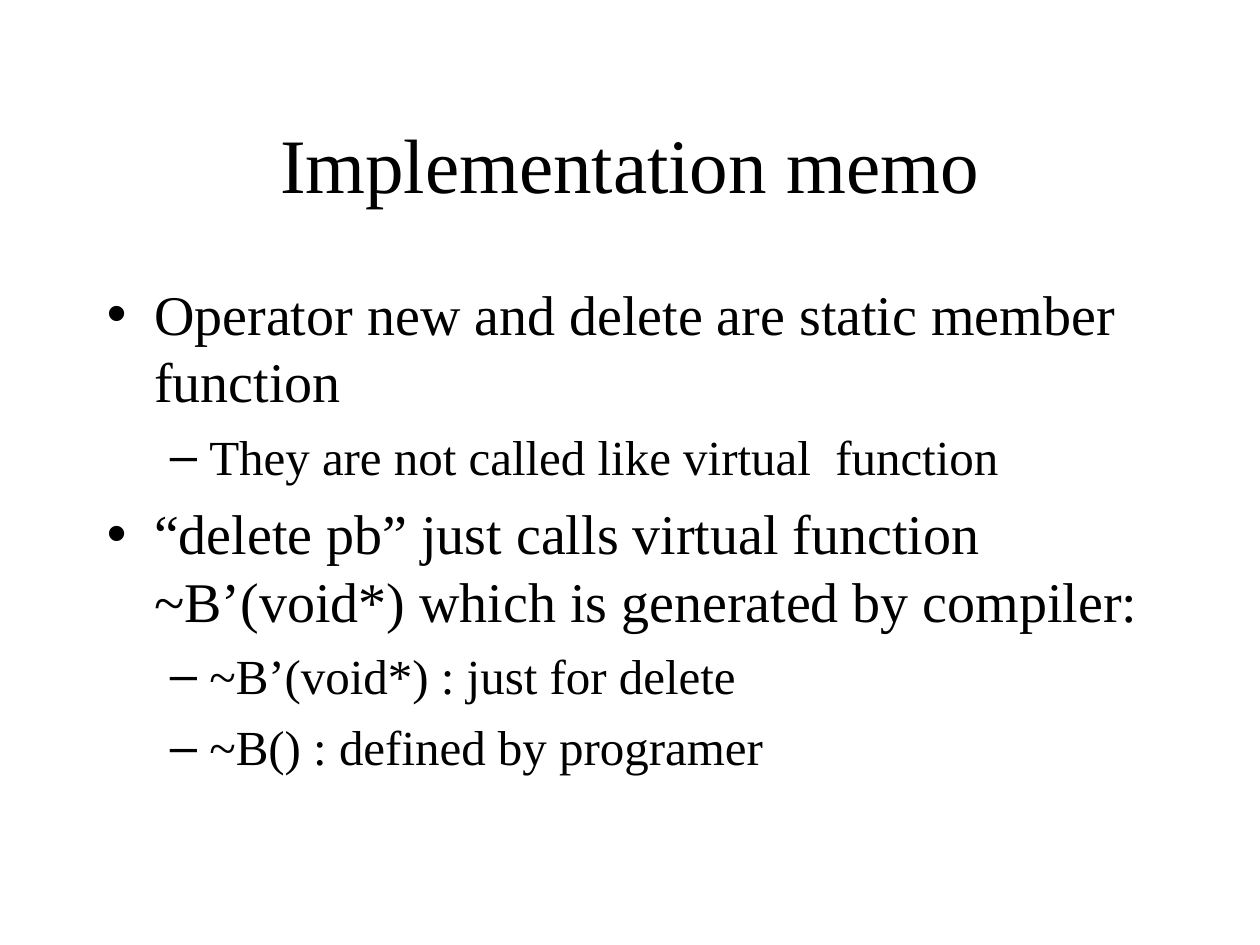
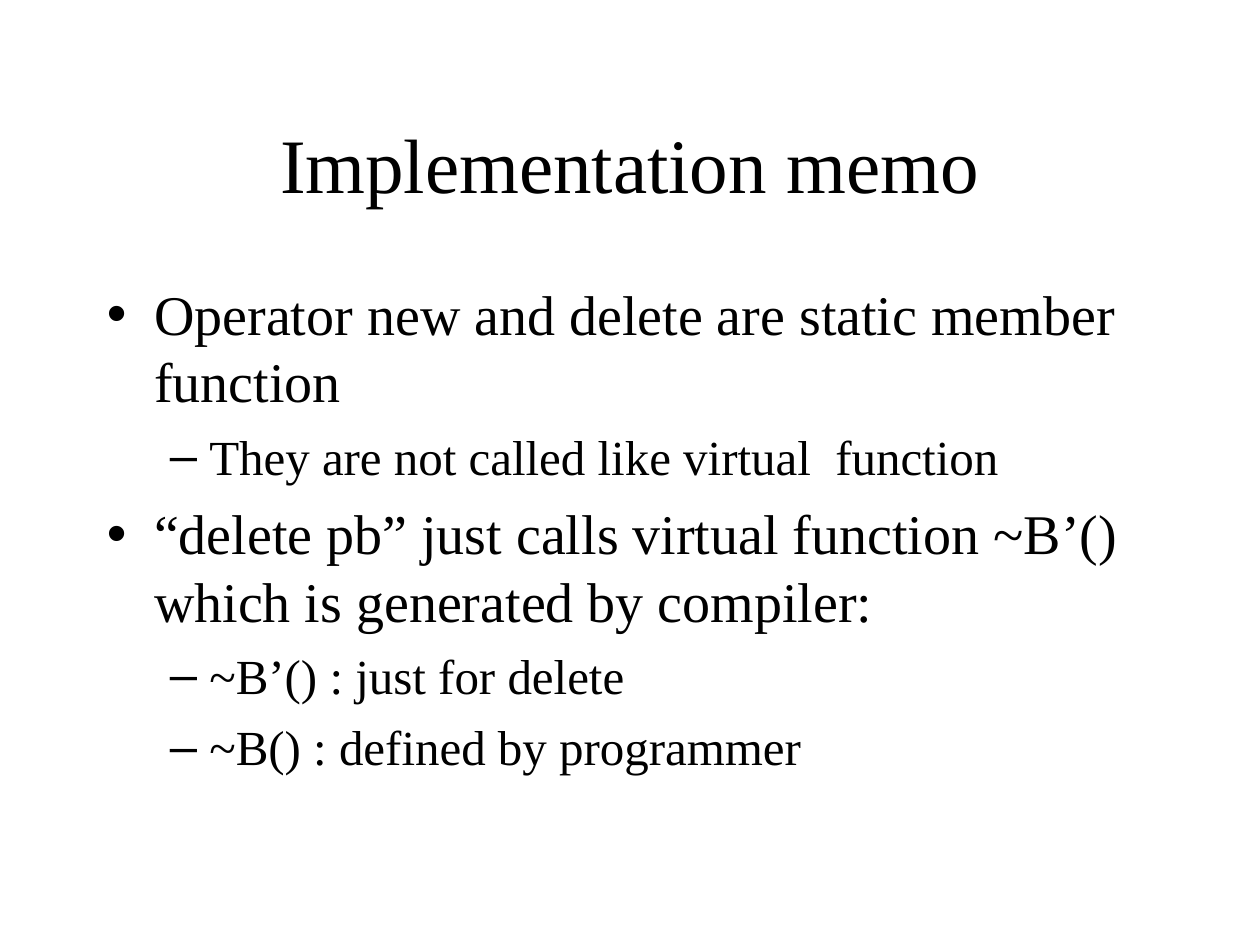
Before and after one commit to KeiHasegawa/cxx_doc, a slide deck: slide 3 of 10_delete_e.ppt. Drawn at 1260x945 pixels with LibreOffice and Linux fonts; fonts in the diff are those of the drawing. Boxes give left, top, right and bottom in pixels: in the first picture for what was removed or moved away, otherwise in the second. Text is boxed around its words. In the diff, an @@ line names an element or a change of style, - is before the commit and + after.

Commit message:
update 10_delete

```diff
--- a/10_delete_e.ppt
+++ b/10_delete_e.ppt
@@ text at bbox=[154, 514, 1117, 775]: text changed @@
-• “delete pb” just calls virtual function ~B’(void*) which is generated by compiler:
-  – ~B’(void*) : just for delete
-  – ~B() : defined by programer
+• “delete pb” just calls virtual function ~B’() which is generated by compiler:
+  – ~B’() : just for delete
+  – ~B() : defined by programmer
```
Also in this commit, not shown: 1 other slide changed, 1 other file.
